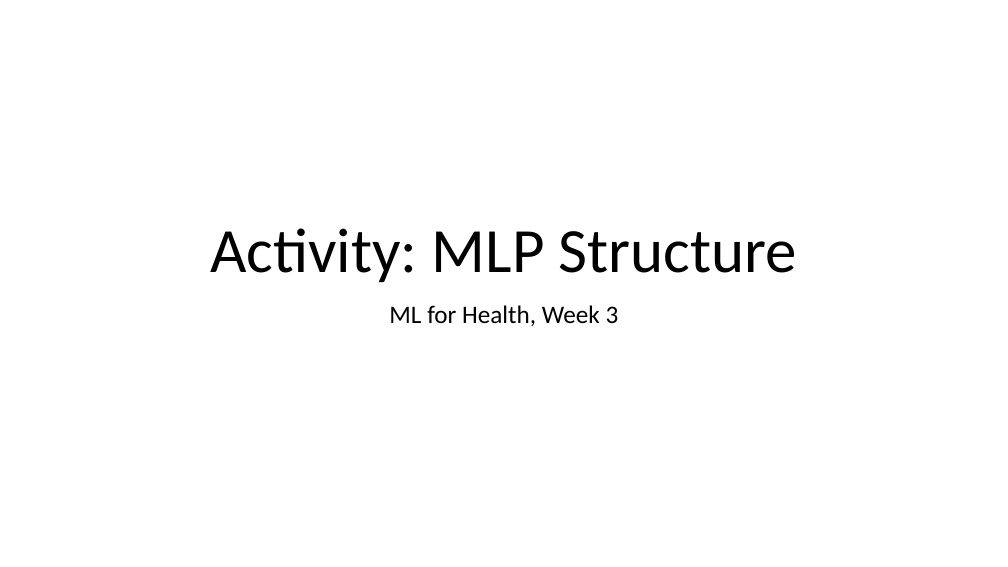
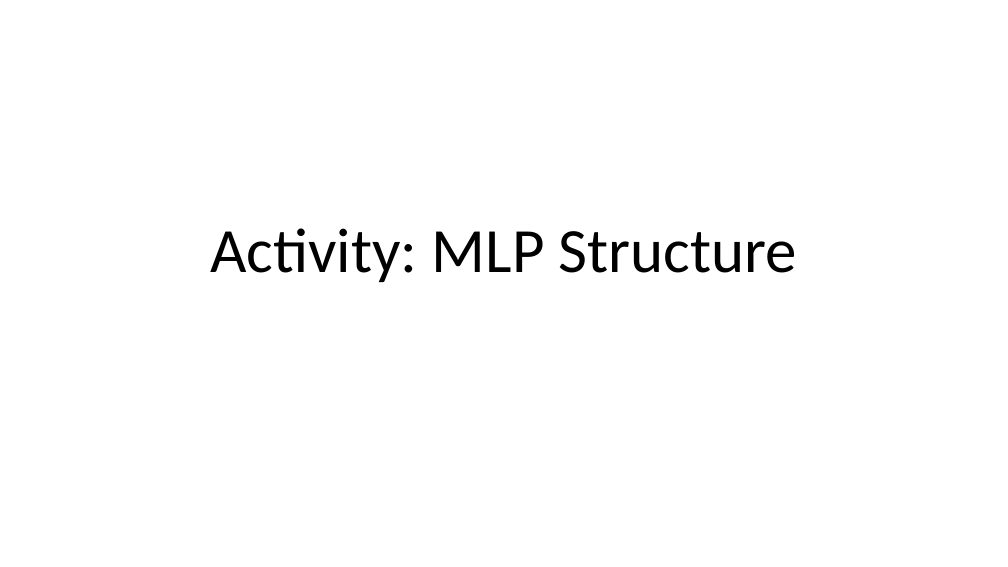
Before and after one commit to mengelhard/mmci_applied_ds, a slide deck: slide 1 of activities/multilayer_perceptron.pptx. Drawn at 1008x567 pixels with LibreOffice and Linux fonts; fonts in the diff are those of the drawing. Boxes give left, top, right and bottom in pixels: in the first picture for what was removed or moved away, otherwise in the second. Text is boxed around its words. In the diff, an @@ line names an element or a change of style, - is before the commit and + after.

```diff
--- a/activities/multilayer_perceptron.pptx
+++ b/activities/multilayer_perceptron.pptx
@@ subtitle removed at [389, 305, 619, 326] @@
-ML for Health, Week 3
```
Also in this commit, not shown: 3 other files.
